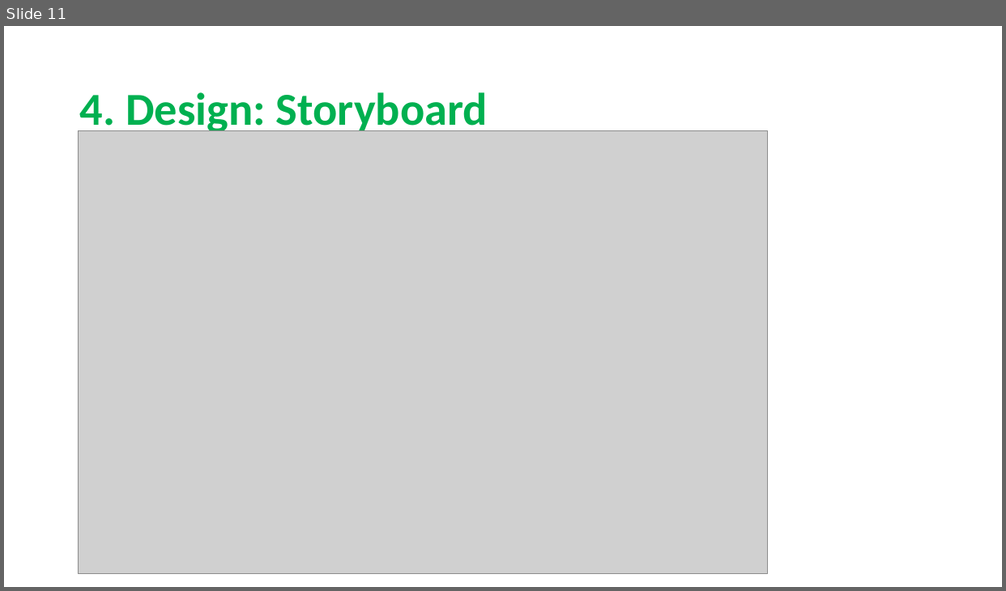
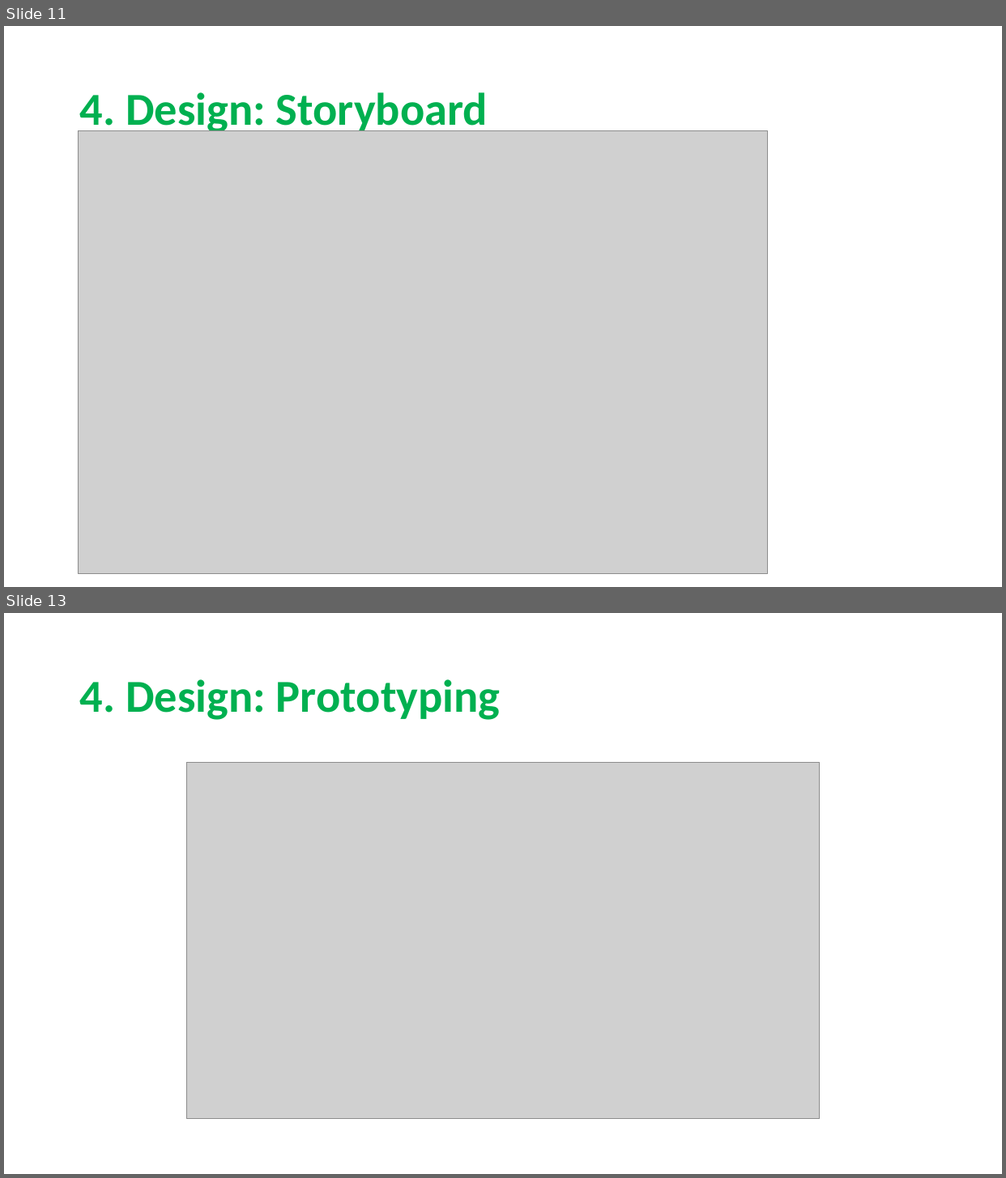
Before and after one commit to sarahmele/ch.bfh.btx8081.w2015.green, a slide deck: doc/task03/Task3.pptx. Shown one above the other, each under a label of ours: slide 11 before the commit, slides 11 and 13 after it; the slides between them are not shown. The pictures are 1006x591 and 1006x1178 pixels, drawn with LibreOffice and Linux fonts; fonts in the diff are those of the drawing; grey boxes stand for pictures. Boxes give left, top, right and bottom in pixels: in the first picture for what was removed or moved away, otherwise in the second. Text is boxed around its words. In the diff, an @@ line names an element or a change of style, - is before the commit and + after.

```diff
--- a/doc/task03/Task3.pptx
+++ b/doc/task03/Task3.pptx
@@ slide 13 added at [4, 613, 1002, 1174], background #FFFFFF @@
@@ title added at [80, 679, 500, 720], 44 pt, text #00B050, bold @@
+4. Design: Prototyping
@@ picture added at [187, 763, 820, 1119] @@
```
Also in this commit, not shown: 2 slides changed, 2 other slides added, 2 slides removed.
